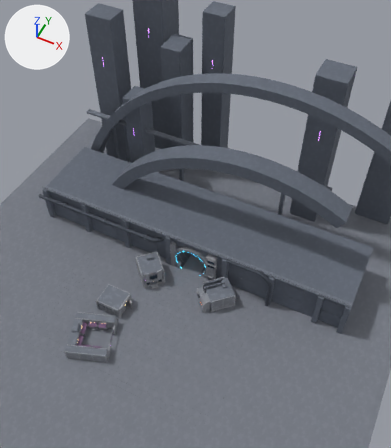
Before and after pictures for a commit that changed the Blender file art/respite/scenes/respite.blend.
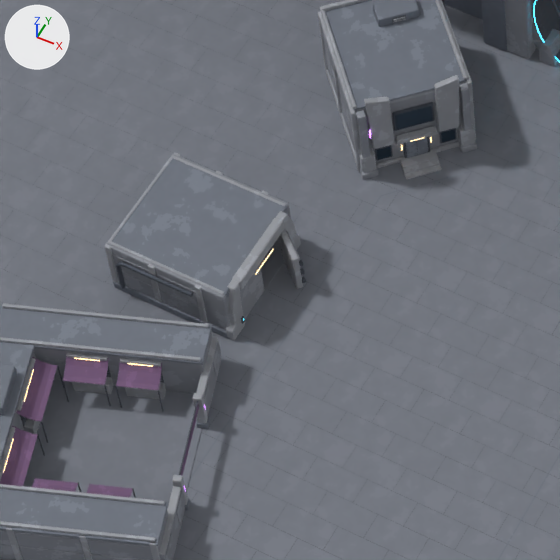
Each version is shown from a 50 mm camera at (68.0, -97.1, 180.3) aimed at (4.8, 29.3, 22.3), then close up on the part from 20% to 46% of the width and 57% to 80% of the height. The axes (+X, +Y, +Z) are drawn at upper left. The lights are the same throughout. The last two pictures show the newer version.

Objects in the first close-up: 'bazaar.court-floor', 'bazaar.rear-roof', 'bazaar.vendor-wing1', 'bazaar.wing-roof-1', 'bazaar.wing-roof1', 'codex.roof', 'codex.rooms', 'ground.common-court', 'ground.continuous-paving', 'ground.tunnel-apron', 'stash.left-wall', 'stash.roof' and 138 more.
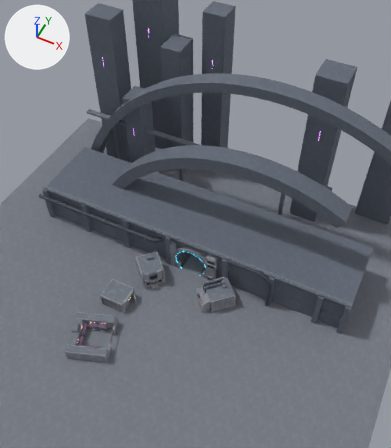
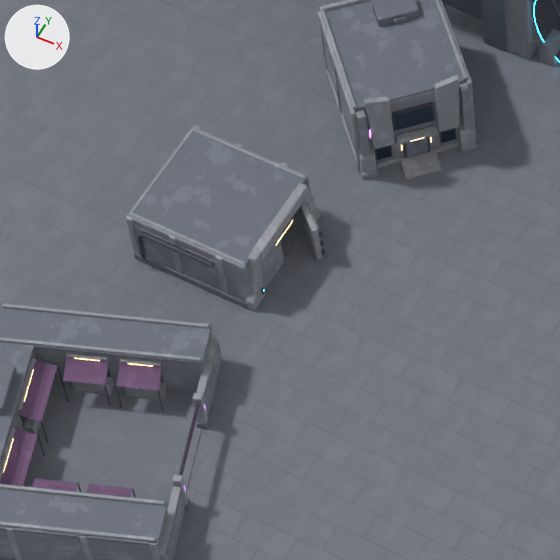
Commit message: fix(art): balance spacing around the stash

ob_stash is not drawn itself; it is the parent of ob_stash_left_wall, ob_stash_right_wall, ob_stash_rear_wall, ob_stash_roof, ob_stash_vestibule_turn, ob_stash_vestibule_floor, ob_stash_jamb_1, ob_stash_jamb1.

Boxes [x1, y1, x2, y2] around the edits, measured in the close-ups (560 x 560 px):
'stash.roof', moved: before [107, 156, 288, 298]; after [128, 129, 307, 269]
'stash.left-wall', moved: before [105, 242, 230, 330]; after [126, 214, 251, 301]
'stash.lintel', moved: before [232, 218, 284, 290]; after [252, 190, 304, 261]
'stash.jamb-1', moved: before [226, 280, 245, 340]; after [246, 250, 265, 311]
'stash.base-rail-1', moved: before [113, 281, 228, 338]; after [134, 253, 248, 309]
'stash.left-vault-leaf', moved: before [240, 265, 265, 319]; after [260, 236, 284, 290]
'stash.open-vault-leaf', moved: before [280, 230, 303, 289]; after [299, 202, 322, 260]
'stash.vestibule-floor', moved: before [244, 247, 284, 320]; after [266, 219, 304, 288]
'stash.side-conduit', moved: before [116, 261, 193, 297]; after [137, 233, 214, 267]
'stash.side-plate(-1, -1.0, 1.5)', moved: before [161, 290, 201, 320]; after [181, 261, 221, 290]
'stash.roof-rail-1', moved: before [108, 241, 224, 294]; after [129, 212, 245, 265]
'stash.side-plate(-1, 2.85, 1.5)', moved: before [116, 270, 155, 299]; after [137, 241, 176, 270]
'stash.roof-rail1', moved: before [171, 155, 286, 206]; after [192, 128, 305, 178]
'stash.jamb1', moved: before [276, 211, 301, 250]; after [295, 183, 320, 221]
'stash.side-plate(-1, -1.0, 3.5)', moved: before [157, 274, 198, 305]; after [178, 245, 219, 276]
'stash.side-plate(-1, 2.85, 3.5)', moved: before [112, 254, 152, 284]; after [133, 226, 173, 256]
'stash.right-wall', moved: before [171, 154, 291, 250]; after [191, 127, 310, 223]
'stash.armor-band(-1, -2.9)', moved: before [194, 285, 208, 323]; after [215, 255, 228, 294]
'stash.armor-band(-1, 4.65)', moved: before [105, 244, 119, 283]; after [126, 216, 140, 255]
'stash.rear-roof-rail', moved: before [108, 157, 173, 241]; after [129, 129, 193, 213]
'stash.armor-band(-1, 1.0)', moved: before [148, 264, 162, 302]; after [169, 235, 182, 273]
'stash.open-leaf-face', moved: before [287, 232, 303, 277]; after [306, 203, 322, 249]
'stash.entry-lamp', moved: before [255, 249, 274, 274]; after [276, 220, 293, 245]
'stash.door-lock-1.1', moved: before [302, 276, 306, 283]; after [321, 248, 325, 255]
'stash.door-lock0', moved: before [300, 268, 305, 275]; after [320, 240, 324, 246]
'stash.door-lock1.1', moved: before [299, 260, 303, 266]; after [319, 231, 323, 238]
'stash.armor-band(1, 1.0)', moved: before [216, 171, 223, 175]; after [236, 143, 242, 147]
'stash.armor-band(1, -2.9)', moved: before [262, 190, 268, 195]; after [281, 163, 288, 167]
'stash.armor-band(1, 4.65)', moved: before [174, 152, 180, 156]; after [194, 125, 200, 129]

The change, as a diff of the scene's bpy script:
```diff
--- a/art/respite/scenes/respite.blend.py
+++ b/art/respite/scenes/respite.blend.py
@@ ob_stash @@
 ob_stash = bpy.data.objects.new('stash', None)
-ob_stash.location = (-13.5, -5.0, 0.0)
+ob_stash.location = (-13.5, -2.25, 0.0)
 ob_stash.rotation_euler = (0.0, 0.0, 1.571)  # degrees (0, 0, 90)
```
